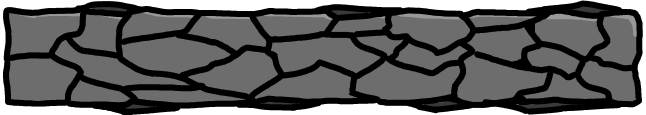
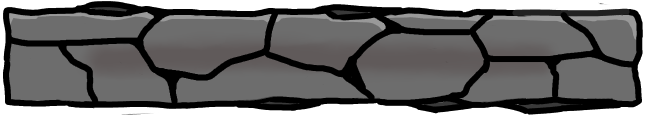
Layered file, before and after one edit (w=646, h=115). Changes by layer:
painted on "outline" over (x1=9, y1=0, x2=637, y2=115)
painted on "colour" over (x1=9, y1=0, x2=637, y2=115)
